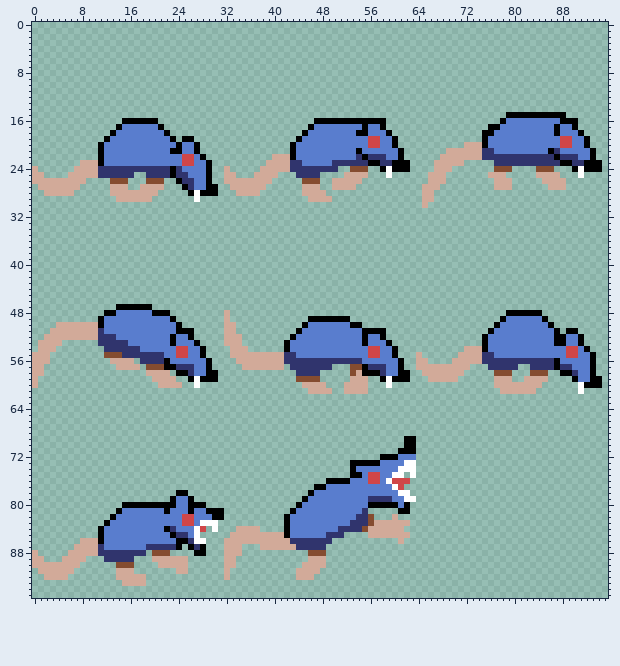
Sprite sheet -- Assets/Sprites/Rats/SimplifiedRatSpritesheet.png. Above: the version before the commit.
The file is 96x96 pixels.
The result:
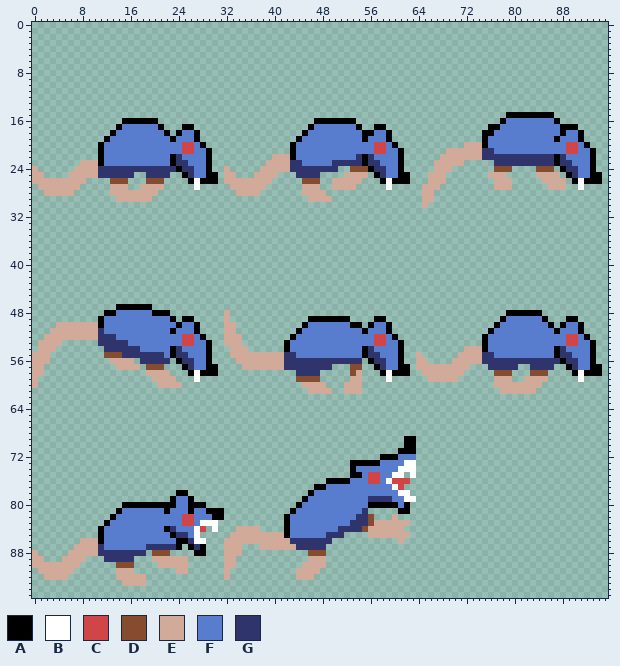
Palette (. is transparent): A #000000  B #ffffff  C #d04648  D #854c30  E #d2aa99  F #597dce  G #30346d
Commit: slow rats and replace sprite with no head movement
Change:
y 15: x 87..88 AA -> ..
y 16: x 54..58 AAAAA -> .....; x 87..90 FAAA -> A...
y 17: x 25..26 .. -> AA; x 54..57 FAFF -> A..A; x 87..89 AFF -> FAA
y 18: x 24..27 .... -> AFFA; x 54 A -> F; x 56 F -> A; x 87..88 AF -> FA
y 19: x 24..27 .AA. -> FFFA; x 55..57 FCC -> AFF; x 59..60 FA -> A.; x 87..89 FCC -> AFF; x 91..92 FA -> A.
y 20: x 24..28 AFFA. -> FCCFA; x 56 C -> F; x 58 F -> C; x 88 C -> F; x 90 F -> C
y 21: x 23..29 AAFFA.. -> FFCCFFA; x 54 A -> F; x 57..58 FF -> CC; x 86..87 AG -> FF; x 89..90 FF -> CC
y 22: x 23..26 FFCC -> AGFF; x 28..29 A. -> FA; x 57..58 GG -> FF; x 89..90 GG -> FF
y 23: x 23..26 FFCC -> AGGF; x 55..60 GAAGGA -> AGGFFF; x 62 A -> .; x 87..92 GAAGGA -> AGGFFF; x 94 A -> .
y 24: x 23..26 AGFF -> GAGG; x 56..60 ..ABA -> AGGFF; x 62 A -> .; x 88..92 ..ABA -> AGGFF; x 94 A -> .
y 25: x 23..26 AGGF -> ..AG; x 30 . -> A; x 57..62 ..B... -> AGFFAA; x 89..94 ..B... -> AGFFAA
y 26: x 24..28 AGGFF -> ..ABA; x 30 . -> A; x 58..62 ..... -> ABAAA; x 90..94 ..... -> ABAAA
y 27: x 25..30 AGFFAA -> ..B...; x 59 . -> B; x 91 . -> B
y 28: x 26..30 ABAAA -> .....
y 29: x 27 B -> .
y 49: x 25..26 .. -> AA; x 57..58 .. -> AA; x 89..90 .. -> AA
y 50: x 25..27 ... -> FFA; x 56..59 .... -> AFFA; x 88..91 .... -> AFFA
y 51: x 23..27 FAAA. -> AFFFA; x 56..59 AAA. -> FFFA; x 88..91 .AA. -> FFFA
y 52: x 23 A -> F; x 25..28 FA.. -> CCFA; x 55 A -> F; x 57..60 FA.. -> CCFA; x 87..92 AAFFA. -> FFCCFA
y 53: x 23 A -> F; x 25..29 FFA.. -> CCFFA; x 55 A -> F; x 57..61 FFA.. -> CCFFA; x 87..93 AAFFA.. -> FFCCFFA
y 54: x 23..25 FCC -> AGF; x 28..29 A. -> FA; x 55..57 FCC -> AGF; x 60..61 A. -> FA; x 87..90 FFCC -> AGFF; x 92..93 A. -> FA
y 55: x 23..25 FCC -> AGG; x 28..29 A. -> FA; x 55..57 FCC -> AGG; x 60..61 A. -> FA; x 87..90 FFCC -> AGGF
y 56: x 22..26 AFFFF -> G.AGG; x 55..58 FFFF -> .AGG; x 87..90 AFFF -> GAGG
y 57: x 22..25 AAGG -> ...A; x 30 . -> A; x 42 . -> G; x 55..57 AGG -> ..A; x 62 . -> A; x 87..90 AGGF -> ..AG; x 94 . -> A
y 58: x 24..28 AAGFF -> ..ABA; x 55..60 AAAGFF -> ...ABA; x 88..92 AAGFF -> ..ABA; x 94 . -> A
y 59: x 26 A -> .; x 28..30 AAA -> ...; x 55 E -> .; x 58 A -> .; x 60..62 AAA -> ...; x 90..94 AFFAA -> .B...
y 60: x 27 B -> .; x 55 E -> .; x 59 B -> .; x 91..94 BAAA -> ....
y 61: x 55 E -> .; x 91 B -> .
Boxes around the changes in both pictures, in picture pixels (x1, y1, x2, y2):
changed: (548, 112, 602, 190)
changed: (356, 118, 410, 190)
changed: (170, 124, 218, 202)
changed: (164, 316, 218, 388)
changed: (362, 316, 410, 394)
changed: (554, 316, 602, 394)
added: (284, 364, 290, 370)
